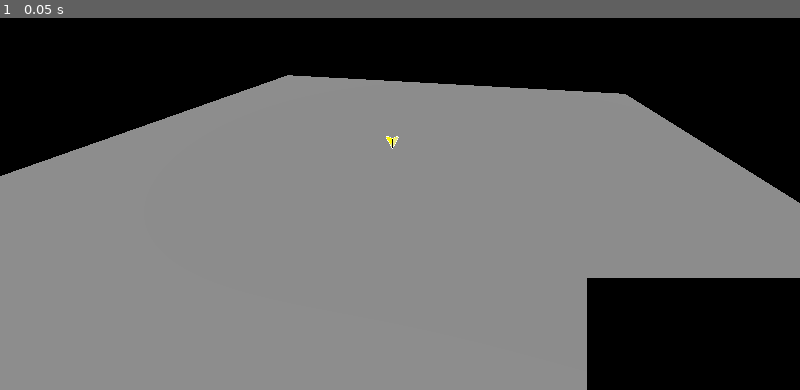
Above: before the commit, frame 1.
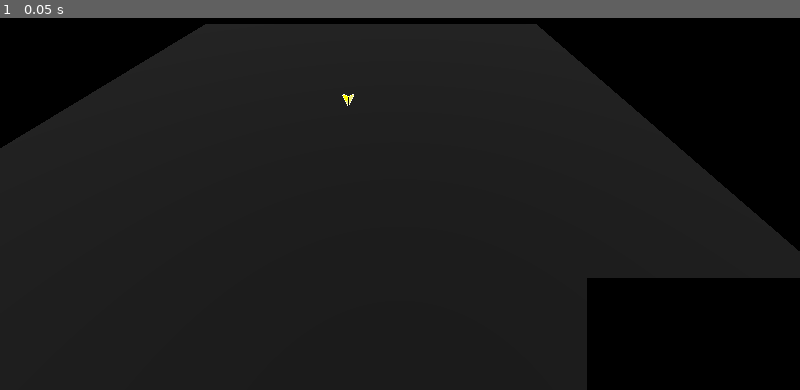
Above: after the commit, the same moment.

Repository: Crestor123/whitehall
Game: Godot game, scene res://Scenes/Battle.tscn
Same seed, same stepped clock (60 frames per second), same inputs: the game is played once before the commit and once after it. This scene is started directly instead of the project's main scene.
Inputs:
- Up to frame 1 (0.05 s): no input

The runs differ from the first frame. In frame 1, 78% of the frame differs, in the area x 0-100%, y 1-100%.

Commit message:
Circular movment zones are generated dynamically

Diff:
--- a/Scenes/Battle.tscn
+++ b/Scenes/Battle.tscn
@@ -11,15 +11,21 @@
 [sub_resource type="BoxShape3D" id="1"]
 size = Vector3(30, 1, 30)
 
+[sub_resource type="StandardMaterial3D" id="StandardMaterial3D_bgkv1"]
+albedo_color = Color(0.0392157, 0.0392157, 0.0392157, 1)
+
 [sub_resource type="BoxMesh" id="2"]
+material = SubResource("StandardMaterial3D_bgkv1")
 size = Vector3(60, 2, 60)
+
+[sub_resource type="ArrayMesh" id="ArrayMesh_tkiaf"]
 
 [node name="Battle" type="Node3D"]
 script = ExtResource("1")
 battlerScene = ExtResource("3")
 
 [node name="Camera3D" type="Camera3D" parent="."]
-transform = Transform3D(0.970275, -0.106756, 0.217187, 0, 0.897443, 0.44113, -0.242007, -0.428017, 0.870766, 6.93842, 13.4725, 24.9055)
+transform = Transform3D(1, 0, 0, 0, 0.77384, 0.633381, 0, -0.633381, 0.77384, 5.28137, 17.5223, 27.812)
 
 [node name="TurnOrder" type="Node" parent="."]
 script = ExtResource("2")
@@ -90,5 +96,6 @@
 [node name="MovementZone" type="Node3D" parent="."]
 
 [node name="Movement" type="MeshInstance3D" parent="."]
+mesh = SubResource("ArrayMesh_tkiaf")
 skeleton = NodePath("../MovementZone")
 script = ExtResource("7_5rau2")
--- a/Scripts/Battle/Battle.gd
+++ b/Scripts/Battle/Battle.gd
@@ -7,6 +7,7 @@
 @onready var turnOrder = $TurnOrder
 @onready var UI = $UILayer
 @onready var movementZone = $Movement
+@onready var camera = $Camera3D
 
 var partyList = []
 var enemyList = []
--- a/Scripts/Battle/Battler.gd
+++ b/Scripts/Battle/Battler.gd
@@ -270,6 +270,7 @@
 	newZone.position.y -= 1
 	#Set the zone's radius to be proportional to the battler's dexterity
 	await newZone.initialize(radius, color)
+	newZone.visible = false
 	return newZone
 	pass
 
--- a/Scripts/Battle/MovementZone.gd
+++ b/Scripts/Battle/MovementZone.gd
@@ -1,23 +1,75 @@
 extends MeshInstance3D
 
-var collisions = []
-
 func _ready():
+	visible = false
 	pass
 
 func generateZone(battler, enemy):
+	visible = false
 	#Sweep a raycast around the node to find any blockages, then draw a zone marking the movement range
 	var raycast = battler.raycast
-	#raycast.enabled = true
-	#raycast.target_position.z = battler.moveRange
 
-	raycast.rotate_ray()
+	#collisions contains a dictionary of the collided objects, the point, and angle in degrees
+	var collisions = raycast.rotate_ray()
 
-	#raycast.target_position = raycast.target_position.rotated(Vector3.UP, PI)
-	#raycast.force_raycast_update()
-	#if raycast.is_colliding():
-		#var obj = raycast.get_collider()
-		#print("raycast collision with ", obj)
+	#Generate the array mesh based on the collision dictionary
+	var vertices = PackedVector3Array()
+	var colors = PackedColorArray()
+	var array = []
+	var index = PackedInt32Array()
+	var normals = PackedVector3Array()
+	var material = StandardMaterial3D.new()
 
-	#raycast.set_rotation(Vector3.ZERO)
-	#raycast.enabled = false
+	array.resize(Mesh.ARRAY_MAX)
+
+	vertices.push_back(Vector3.ZERO)
+	normals.push_back(Vector3(0, 1, 0))
+	#colors.push_back(Color.CORNFLOWER_BLUE)
+	for i in range(0, 360, 1):
+		var collisionsAtAngle = []
+
+		#Find any collisions that happened at the given angle
+		for item in collisions:
+			if item.rotation == i:
+				collisionsAtAngle.append(item)
+
+		#if collisionsAtAngle.is_empty():
+		var vertex = Vector3.ZERO
+		vertex += (Vector3(0, 0, battler.moveRange).rotated(Vector3.UP, deg_to_rad(i)))
+		index.push_back(0)
+		index.push_back(i + 1)
+		if i == 359:
+			index.push_back(1)
+		else: index.push_back(i + 2)
+
+		#vertices.push_back(Vector3(0, 1, battler.moveRange).rotated(Vector3.UP ,deg_to_rad(i)))
+
+		vertices.push_back(vertex)
+		normals.push_back(Vector3(0, 1, 0))
+
+	#array[Mesh.ARRAY_VERTEX] = PackedVector3Array ([
+		#Vector3(10, 0, 10),
+		#Vector3(10, 0, 0),
+		#Vector3(10, 10, 10)
+	#])
+	index.reverse()
+	vertices.reverse()
+
+	material.transparency = true
+	material.albedo_color = Color(Color.CORNFLOWER_BLUE, 0.25)
+
+	array[Mesh.ARRAY_VERTEX] = vertices
+	array[Mesh.ARRAY_INDEX] = index
+	#array[Mesh.ARRAY_COLOR] = colors
+
+	#Create the mesh
+	mesh.add_surface_from_arrays(Mesh.PRIMITIVE_TRIANGLES, array)
+	mesh.surface_set_material(0, material)
+
+	global_position = battler.global_position
+	global_position.y -= 0.8
+	visible = true
+	#look_at(get_parent().camera.global_position)
+	look_at((Vector3.UP))
+	rotation_degrees.x = 180
+	#rotation_degrees.y = 90
--- a/Scripts/Battle/Raycast.gd
+++ b/Scripts/Battle/Raycast.gd
@@ -3,19 +3,25 @@
 func rotate_ray():
 	target_position.z = get_parent().moveRange
 
-	print("raycast position: ", global_position)
-	print("raycast length: ", target_position.z)
-	var i = 0
-	while i <= 360:
-		#raycast.set_rotation_degrees(Vector3(0, 0, i))
-		#target_position = target_position.rotated(Vector3.UP, i)
+	var collisions = []
+
+	#print("raycast position: ", global_position)
+	#print("raycast length: ", target_position.z)
+	for i in range(0, 360):
+
+		#Rotate the raycast 360 degrees, then record any collisions
 		rotation_degrees = (Vector3(0, i, 0))
-		#print(raycast.target_position)
 		force_raycast_update()
 		if is_colliding():
-			var obj = get_collider()
-			print("raycast collision with ", obj)
-		i += 1
+			var entry = {
+				"object": get_collider(),
+				"point": get_collision_point(),
+				"rotation": i
+			}
+			collisions.append(entry)
+			#print("raycast collision with ", entry.object, " at ", entry.point)
 	pass
 
+	#Set the rotation back to zero
 	rotation_degrees = Vector3.ZERO
+	return collisions
Not shown: 1 places in Scenes/Battle.tscn that only renumber resources
